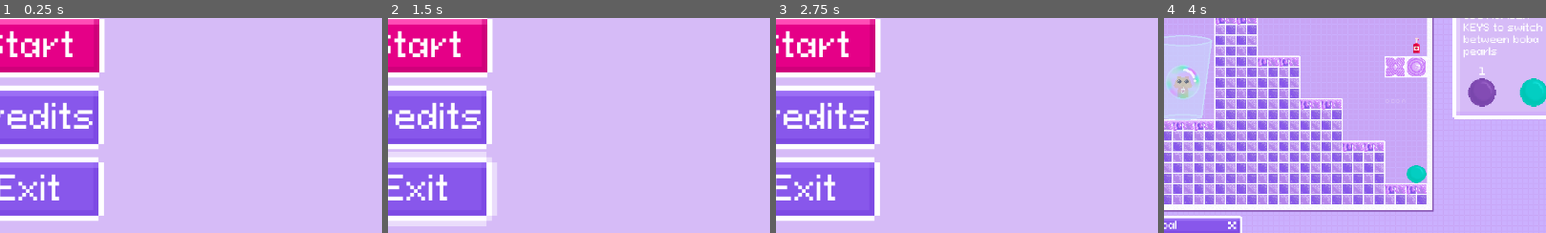
Above: before the commit, frames 1-4 (left to right).
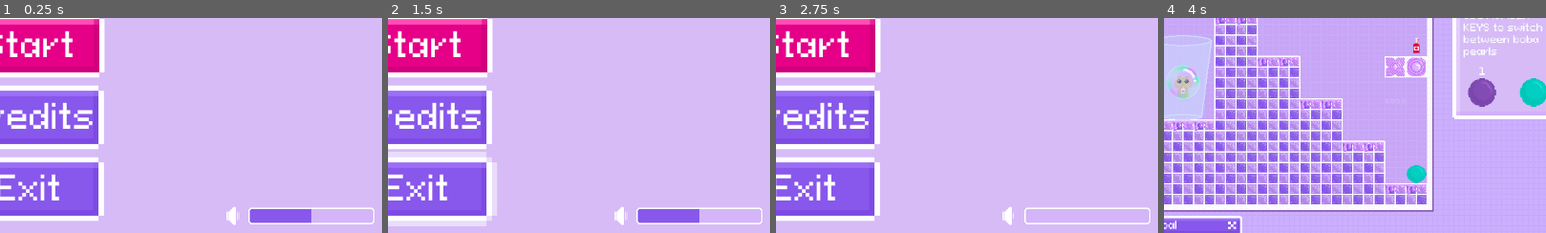
Above: after the commit, the same moments.

Repository: Chubercik/bubble
Game: Godot game, scene res://scenes/menu.tscn
Same seed, same stepped clock (60 frames per second), same inputs: the game is played once before the commit and once after it.
Inputs (mouse positions are % of the whole screen's width and height, from its top left):
- Up to frame 1 (0.25 s): no input
- Up to frame 2 (1.5 s): click (50, 67) at 0.5 s; click (50, 85) at 1.25 s
- Up to frame 3 (2.75 s): click (78, 90) at 2.02 s
- Up to frame 4 (4 s): click (50, 50) at 2.75 s; click "1" at 3.5 s
The pictures show only the part of the screen within x 46-96%, y 44-94%; the shares and areas given below are measured in that part.

The runs differ from the first frame. In frame 1, 1.7% of the frame differs, in the area x 59-98%, y 88-97%; in frame 2, 1.7%; in frame 3, 0.8%; in frame 4, nothing differs.

Commit message:
Add a music volume slider

Diff:
--- a/bubble/project.godot
+++ b/bubble/project.godot
@@ -15,6 +15,10 @@
 run/main_scene="res://scenes/menu.tscn"
 config/features=PackedStringArray("4.4", "Forward Plus")
 config/icon="res://icon.png"
+
+[autoload]
+
+Globals="*res://scripts/globals.gd"
 
 [display]
 
--- a/bubble/scenes/level_1.tscn
+++ b/bubble/scenes/level_1.tscn
@@ -18,6 +18,7 @@
 [ext_resource type="PackedScene" uid="uid://bi4vcqirg0jlu" path="res://scenes/cursor_handler.tscn" id="16_g4bss"]
 [ext_resource type="PackedScene" uid="uid://cxrhwi8xi0wal" path="res://scenes/level_complete/lvl_complete_screen.tscn" id="17_lgtri"]
 [ext_resource type="AudioStream" uid="uid://bkukmgmmype0k" path="res://sounds/level_music.wav" id="18_4s0x3"]
+[ext_resource type="Script" uid="uid://ibua884fk3no" path="res://scripts/audio_stream_player.gd" id="19_2cbcq"]
 
 [sub_resource type="AtlasTexture" id="AtlasTexture_p74eb"]
 atlas = ExtResource("5_efsv3")
@@ -537,6 +538,7 @@
 [node name="AudioStreamPlayer" type="AudioStreamPlayer" parent="."]
 stream = ExtResource("18_4s0x3")
 autoplay = true
+script = ExtResource("19_2cbcq")
 
 [connection signal="pressed" from="Pop-ups/Tip_1/Tip_1_Close" to="." method="_on_tip_1_close_pressed"]
 [connection signal="pressed" from="Pop-ups/Tip_2/Tip_2_Close" to="." method="_on_tip_2_close_pressed"]
--- a/bubble/scenes/level_2.tscn
+++ b/bubble/scenes/level_2.tscn
@@ -14,6 +14,7 @@
 [ext_resource type="PackedScene" uid="uid://dkhpxltqr6td7" path="res://scenes/button_platform.tscn" id="8_0i5kf"]
 [ext_resource type="PackedScene" uid="uid://c82pnveqk0sas" path="res://scenes/platform.tscn" id="8_tqin0"]
 [ext_resource type="PackedScene" uid="uid://bepy3g0kmp00k" path="res://scenes/light_platform.tscn" id="10_v4ahu"]
+[ext_resource type="Script" uid="uid://ibua884fk3no" path="res://scripts/audio_stream_player.gd" id="15_guvtl"]
 
 [node name="Level_2" type="Node2D"]
 script = ExtResource("1_4100r")
@@ -86,3 +87,4 @@
 [node name="AudioStreamPlayer" type="AudioStreamPlayer" parent="."]
 stream = ExtResource("7_kg458")
 autoplay = true
+script = ExtResource("15_guvtl")
--- a/bubble/scenes/level_3.tscn
+++ b/bubble/scenes/level_3.tscn
@@ -16,6 +16,7 @@
 [ext_resource type="PackedScene" uid="uid://c82pnveqk0sas" path="res://scenes/platform.tscn" id="10_qeocn"]
 [ext_resource type="PackedScene" uid="uid://dcplme3va721a" path="res://scenes/block.tscn" id="10_w5l2u"]
 [ext_resource type="PackedScene" uid="uid://clegvk8r6ec67" path="res://scenes/spikes.tscn" id="11_ipls7"]
+[ext_resource type="Script" uid="uid://ibua884fk3no" path="res://scripts/audio_stream_player.gd" id="17_ema3p"]
 
 [node name="Level_3" type="Node2D"]
 script = ExtResource("1_lhwyl")
@@ -95,3 +96,4 @@
 [node name="AudioStreamPlayer" type="AudioStreamPlayer" parent="."]
 stream = ExtResource("5_7w48s")
 autoplay = true
+script = ExtResource("17_ema3p")
--- a/bubble/scenes/level_4.tscn
+++ b/bubble/scenes/level_4.tscn
@@ -18,6 +18,7 @@
 [ext_resource type="PackedScene" uid="uid://dcplme3va721a" path="res://scenes/block.tscn" id="11_3syug"]
 [ext_resource type="PackedScene" uid="uid://c82pnveqk0sas" path="res://scenes/platform.tscn" id="11_fe6wk"]
 [ext_resource type="PackedScene" uid="uid://clegvk8r6ec67" path="res://scenes/spikes.tscn" id="13_m2k6b"]
+[ext_resource type="Script" uid="uid://ibua884fk3no" path="res://scripts/audio_stream_player.gd" id="19_675ay"]
 
 [node name="Level_4" type="Node2D"]
 script = ExtResource("1_no5dq")
@@ -192,3 +193,4 @@
 [node name="AudioStreamPlayer" type="AudioStreamPlayer" parent="."]
 stream = ExtResource("5_cmfo7")
 autoplay = true
+script = ExtResource("19_675ay")
--- a/bubble/scenes/level_5.tscn
+++ b/bubble/scenes/level_5.tscn
@@ -16,6 +16,7 @@
 [ext_resource type="PackedScene" uid="uid://bepy3g0kmp00k" path="res://scenes/light_platform.tscn" id="9_jggc8"]
 [ext_resource type="PackedScene" uid="uid://c82pnveqk0sas" path="res://scenes/platform.tscn" id="10_bjghn"]
 [ext_resource type="PackedScene" uid="uid://dhop581n4bjre" path="res://scenes/ghost_wall.tscn" id="10_xxw7x"]
+[ext_resource type="Script" uid="uid://ibua884fk3no" path="res://scripts/audio_stream_player.gd" id="17_i670b"]
 
 [node name="Level_5" type="Node2D"]
 script = ExtResource("1_li43j")
@@ -118,3 +119,4 @@
 [node name="AudioStreamPlayer" type="AudioStreamPlayer" parent="."]
 stream = ExtResource("5_wumrt")
 autoplay = true
+script = ExtResource("17_i670b")
--- a/bubble/scenes/level_6.tscn
+++ b/bubble/scenes/level_6.tscn
@@ -20,6 +20,7 @@
 [ext_resource type="PackedScene" uid="uid://dhop581n4bjre" path="res://scenes/ghost_wall.tscn" id="14_8d4jp"]
 [ext_resource type="PackedScene" uid="uid://dkhpxltqr6td7" path="res://scenes/button_platform.tscn" id="15_i6mdb"]
 [ext_resource type="PackedScene" uid="uid://bepy3g0kmp00k" path="res://scenes/light_platform.tscn" id="20_bases"]
+[ext_resource type="Script" uid="uid://ibua884fk3no" path="res://scripts/audio_stream_player.gd" id="21_epfji"]
 
 [sub_resource type="StyleBoxFlat" id="StyleBoxFlat_vyebw"]
 bg_color = Color(1, 1, 1, 0.498039)
@@ -190,3 +191,4 @@
 [node name="AudioStreamPlayer" type="AudioStreamPlayer" parent="."]
 stream = ExtResource("13_t8up7")
 autoplay = true
+script = ExtResource("21_epfji")
--- a/bubble/scenes/menu.tscn
+++ b/bubble/scenes/menu.tscn
@@ -15,7 +15,12 @@
 [ext_resource type="Texture2D" uid="uid://fa2csytohv3a" path="res://sprites/menu/exit_button.png" id="11_cd8h3"]
 [ext_resource type="PackedScene" uid="uid://mdf4q2apgs0j" path="res://scenes/menu_particles.tscn" id="12_3bvw5"]
 [ext_resource type="PackedScene" uid="uid://b5al8hg7opse4" path="res://scenes/credits.tscn" id="13_c82yq"]
+[ext_resource type="Texture2D" uid="uid://cu8qwf3y28xte" path="res://sprites/volume_bar/icon_max.png" id="15_81l6r"]
 [ext_resource type="AudioStream" uid="uid://cpxcgchnnbfrs" path="res://sounds/menu_music.wav" id="15_i7n7h"]
+[ext_resource type="Script" uid="uid://b0qnvs8lp2dr0" path="res://scripts/volume_bar.gd" id="15_rsfmq"]
+[ext_resource type="Texture2D" uid="uid://dgx3e2n0v1kul" path="res://sprites/volume_bar/bar_off.png" id="16_rsfmq"]
+[ext_resource type="Texture2D" uid="uid://c58tbvap4b26n" path="res://sprites/volume_bar/bar_max.png" id="17_oi1it"]
+[ext_resource type="Script" uid="uid://ibua884fk3no" path="res://scripts/audio_stream_player.gd" id="21_oi1it"]
 
 [sub_resource type="StyleBoxEmpty" id="StyleBoxEmpty_7dvdp"]
 
@@ -49,6 +54,26 @@
 
 [sub_resource type="StyleBoxTexture" id="StyleBoxTexture_ecgr3"]
 texture = ExtResource("11_cd8h3")
+
+[sub_resource type="StyleBoxEmpty" id="StyleBoxEmpty_rsfmq"]
+
+[sub_resource type="ImageTexture" id="ImageTexture_lnf0i"]
+
+[sub_resource type="ImageTexture" id="ImageTexture_ffqrc"]
+
+[sub_resource type="ImageTexture" id="ImageTexture_rsfmq"]
+
+[sub_resource type="ImageTexture" id="ImageTexture_oi1it"]
+
+[sub_resource type="ImageTexture" id="ImageTexture_fy8yy"]
+
+[sub_resource type="ImageTexture" id="ImageTexture_6wigr"]
+
+[sub_resource type="StyleBoxEmpty" id="StyleBoxEmpty_lnf0i"]
+
+[sub_resource type="StyleBoxEmpty" id="StyleBoxEmpty_ffqrc"]
+
+[sub_resource type="StyleBoxEmpty" id="StyleBoxEmpty_x16fv"]
 
 [node name="Menu" type="Control"]
 layout_mode = 3
@@ -114,12 +139,56 @@
 visible = false
 layout_mode = 1
 
+[node name="VolumeBar" type="Control" parent="."]
+texture_filter = 1
+anchors_preset = 0
+offset_left = 858.0
+offset_top = 552.0
+offset_right = 1114.0
+offset_bottom = 616.0
+script = ExtResource("15_rsfmq")
+
+[node name="VolumeIcon" type="CheckButton" parent="VolumeBar"]
+layout_mode = 0
+offset_left = 9.0
+offset_top = 11.0
+offset_right = 78.0
+offset_bottom = 46.0
+theme_override_styles/focus = SubResource("StyleBoxEmpty_rsfmq")
+theme_override_icons/checked = SubResource("ImageTexture_lnf0i")
+theme_override_icons/unchecked = SubResource("ImageTexture_ffqrc")
+icon = ExtResource("15_81l6r")
+
+[node name="VolumeProgressBar" type="TextureProgressBar" parent="VolumeBar"]
+layout_mode = 0
+offset_left = 48.0
+offset_top = 16.0
+offset_right = 238.0
+offset_bottom = 41.0
+texture_under = ExtResource("16_rsfmq")
+texture_progress = ExtResource("17_oi1it")
+
+[node name="HSlider" type="HSlider" parent="VolumeBar/VolumeProgressBar"]
+layout_mode = 0
+offset_left = -7.0
+offset_right = 197.0
+offset_bottom = 25.0
+theme_override_icons/grabber = SubResource("ImageTexture_rsfmq")
+theme_override_icons/grabber_highlight = SubResource("ImageTexture_oi1it")
+theme_override_icons/grabber_disabled = SubResource("ImageTexture_fy8yy")
+theme_override_icons/tick = SubResource("ImageTexture_6wigr")
+theme_override_styles/slider = SubResource("StyleBoxEmpty_lnf0i")
+theme_override_styles/grabber_area = SubResource("StyleBoxEmpty_ffqrc")
+theme_override_styles/grabber_area_highlight = SubResource("StyleBoxEmpty_x16fv")
+
 [node name="CursorHandler" parent="." instance=ExtResource("3_8s28k")]
 
 [node name="AudioStreamPlayer" type="AudioStreamPlayer" parent="."]
 stream = ExtResource("15_i7n7h")
 autoplay = true
+script = ExtResource("21_oi1it")
 
 [connection signal="pressed" from="PlayButton" to="." method="_on_play_button_pressed"]
 [connection signal="pressed" from="CreditsButton" to="." method="_on_credits_button_pressed"]
 [connection signal="pressed" from="QuitButton" to="." method="_on_quit_button_pressed"]
+[connection signal="toggled" from="VolumeBar/VolumeIcon" to="VolumeBar" method="_on_volume_icon_toggled"]
--- /dev/null
+++ b/bubble/scripts/audio_stream_player.gd
@@ -0,0 +1,4 @@
+extends AudioStreamPlayer
+
+func _process(_delta: float) -> void:
+	self.volume_linear = Globals.volume / 100
--- /dev/null
+++ b/bubble/scripts/globals.gd
@@ -0,0 +1,3 @@
+extends Node
+
+var volume: float = 50.0
--- a/bubble/scripts/menu.gd
+++ b/bubble/scripts/menu.gd
@@ -1,5 +1,6 @@
 extends Control
 
+@onready var volume_bar: Control = $VolumeBar
 @onready var levels: Control = $Levels
 @onready var credits: Control = $Credits
 
@@ -14,6 +15,7 @@
 
 
 func _on_credits_button_pressed() -> void:
+	volume_bar.hide()
 	credits.show()
 
 
--- /dev/null
+++ b/bubble/scripts/volume_bar.gd
@@ -0,0 +1,27 @@
+extends Control
+
+@onready var volume_icon: CheckButton = $VolumeIcon
+@onready var volume_progress_bar: TextureProgressBar = $VolumeProgressBar
+@onready var h_slider: HSlider = $VolumeProgressBar/HSlider
+
+
+func _ready() -> void:
+	h_slider.value = Globals.volume
+
+
+func _process(_delta: float) -> void:
+	Globals.volume = h_slider.value
+	volume_progress_bar.value = h_slider.value
+	if Globals.volume > 85:
+		volume_icon.icon = load("res://sprites/volume_bar/icon_max.png")
+	elif Globals.volume > 35:
+		volume_icon.icon = load("res://sprites/volume_bar/icon_half.png")
+	elif Globals.volume > 0:
+		volume_icon.icon = load("res://sprites/volume_bar/icon_low.png")
+	else:
+		volume_icon.icon = load("res://sprites/volume_bar/icon_off.png")
+
+
+func _on_volume_icon_toggled(_toggled_on: bool) -> void:
+		h_slider.value = 0.0
+		Globals.volume = 0.0
Not shown: 1 places in bubble/scenes/level_1.tscn that only renumber resources
Not shown: 1 places in bubble/scenes/level_2.tscn that only renumber resources
Not shown: 1 places in bubble/scenes/level_3.tscn that only renumber resources
Not shown: 1 places in bubble/scenes/level_4.tscn that only renumber resources
Not shown: 1 places in bubble/scenes/level_5.tscn that only renumber resources
Not shown: 1 places in bubble/scenes/level_6.tscn that only renumber resources
Not shown: 1 places in bubble/scenes/menu.tscn that only renumber resources
Not shown, added: bubble/scripts/audio_stream_player.gd.uid
Not shown, added: bubble/scripts/globals.gd.uid
Not shown, added: bubble/scripts/volume_bar.gd.uid
Binary file added: bubble/sprites/volume_bar/bar_max.png
Not shown, added: bubble/sprites/volume_bar/bar_max.png.import
(and 10 more such lines)
